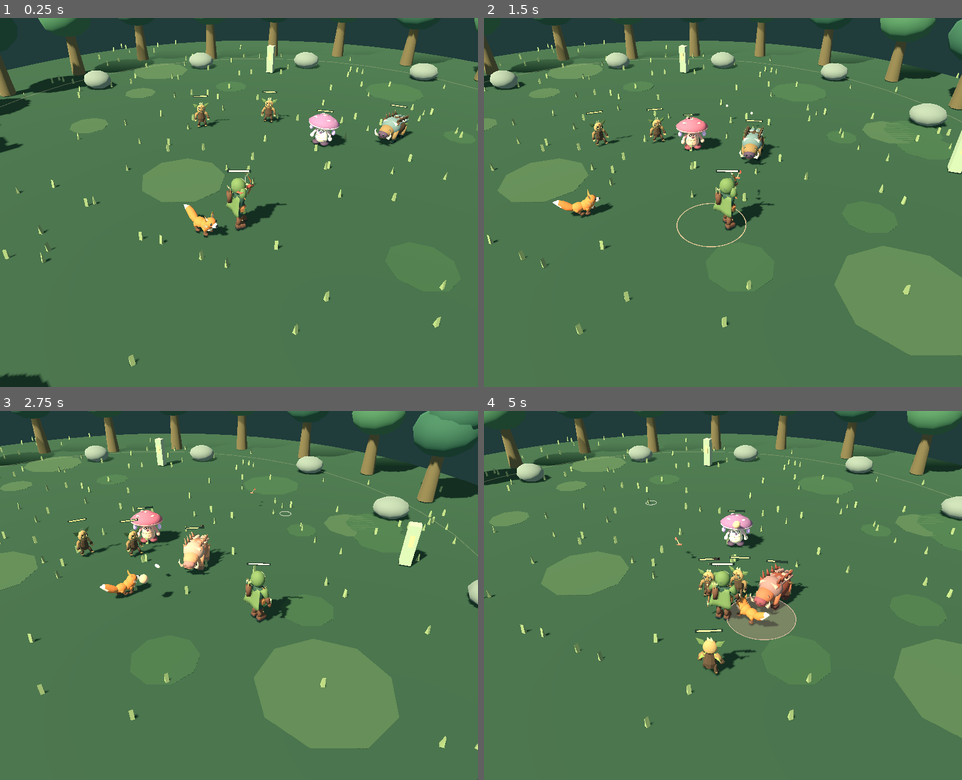
Above: before the commit, frames 1-4 (two rows, left to right).
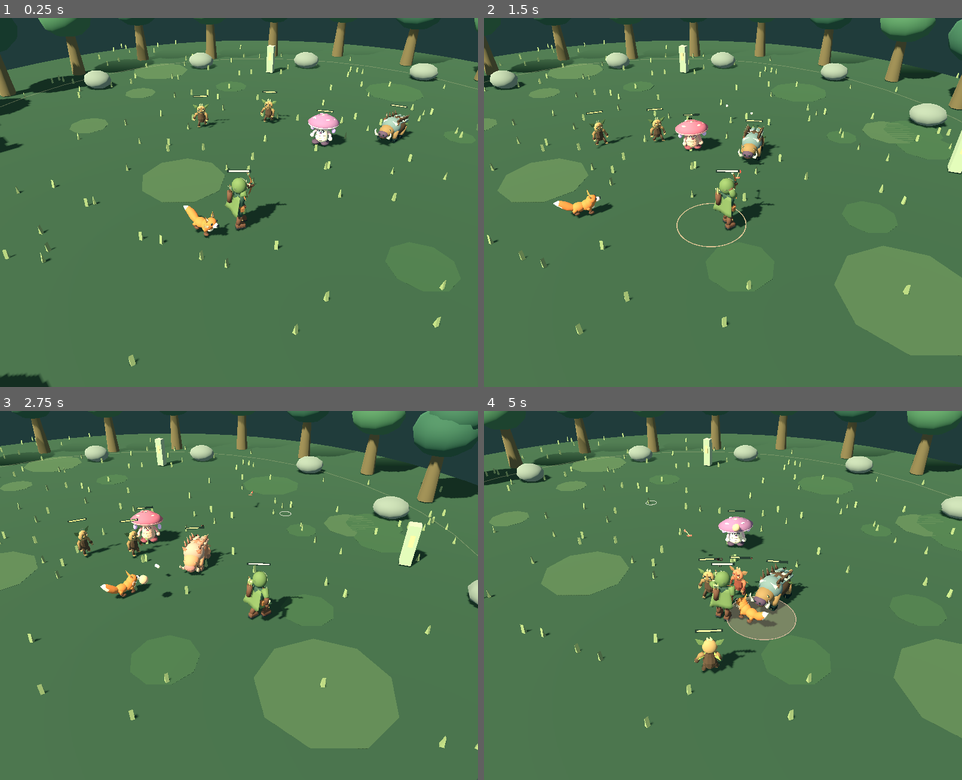
Above: after the commit, the same moments.

Repository: maddoxmoye/Codex
Game: Godot game, scene res://arena.tscn
The game is run twice, just before and just after one commit, with the same random seed, the same clock (stepped at 60 frames per second) and the same inputs.
Inputs (mouse positions are in pixels of both pictures, inside the frame that each line leads up to):
- Up to frame 1 (0.25 s): no input
- Up to frame 2 (1.5 s): tap Enter at 0.5 s; move the mouse to (828, 184) at 0.52 s; hold D 0.53-1.25 s; tap E at 0.6 s; click (828, 184) at 0.67 s; tap Space at 0.77 s; drag from (627, 220) to (699, 276) at 1.27 s
- Up to frame 3 (2.75 s): move the mouse to (286, 514) at 2.02 s; hold D from 2.03 s (still down); tap F at 2.1 s
- Up to frame 4 (5 s): release D at 2.75 s; drag from (699, 669) to (579, 540) at 2.77 s; move the mouse to (866, 650) at 3.52 s; hold A 3.53-4.25 s; tap 1 at 3.6 s; tap Space at 3.77 s; drag from (579, 540) to (651, 503) at 4.27 s

The runs differ from the first frame. In frame 1, 0.6% of the frame differs, in the area x 38-86%, y 21-60%; in frame 2, 0.6%; in frame 3, 1.1%; in frame 4, 1.7%, in the area x 39-65%, y 27-72%.

Commit message:
Fix frozen arena animations and test actual skeletal motion

Diff:
--- /dev/null
+++ b/godot-arena/check_animation.gd
@@ -0,0 +1,62 @@
+extends SceneTree
+var failures: Array[String] = []
+func check(ok: bool, description: String) -> void:
+	if not ok:failures.append(description);push_error(description)
+func _initialize() -> void:call_deferred("run")
+func capture(unit: HuntUnit) -> Array[Transform3D]:
+	var pose: Array[Transform3D] = []
+	for i in unit.skeleton.get_bone_count():pose.append(unit.skeleton.get_bone_pose(i))
+	return pose
+func difference(a: Array[Transform3D], b: Array[Transform3D]) -> float:
+	var distance := 0.0
+	for i in a.size():distance+=a[i].origin.distance_to(b[i].origin)+a[i].basis.x.distance_to(b[i].basis.x)+a[i].basis.y.distance_to(b[i].basis.y)+a[i].basis.z.distance_to(b[i].basis.z)
+	return distance
+func advance(unit: HuntUnit, seconds: float, dt: float) -> void:
+	var elapsed := 0.0
+	while elapsed<seconds:
+		var step := minf(dt,seconds-elapsed)
+		unit.pose(step);elapsed+=step
+func run() -> void:
+	var game=load("res://arena.tscn").instantiate();root.add_child(game);game.set_process(false)
+	for id in ["rowan","fox","briarling","sporecaller","thornback","briar-king"]:
+		var unit: HuntUnit=game.make_unit(id,Vector3.ZERO)
+		for dt in [.016,.1]:
+			for clip in unit.animation.get_animation_list():
+				unit.play("Idle",true);advance(unit,.2,dt)
+				unit.play(clip,true);advance(unit,.18,dt)
+				var first := capture(unit)
+				advance(unit,.32,dt)
+				var second := capture(unit)
+				var motion := difference(first,second)
+				check(motion>.005,id+" / "+clip+" visibly changes bone transforms dt="+str(dt)+" motion="+str(motion))
+				var held := capture(unit)
+				for i in 5:unit.pose(0)
+				check(difference(held,capture(unit))<.0001,id+" / "+clip+" stays frozen when paused")
+		# A transition must blend toward the authored clip and finish on that clip.
+		unit.play("Idle",true);advance(unit,.2,.016)
+		var before_switch := capture(unit)
+		unit.play("Run" if id!="fox" else "Trot",true)
+		check(difference(before_switch,capture(unit))<.0001,id+" clip switch preserves the outgoing pose until the blend advances")
+		unit.pose(.016)
+		check(unit.blend_elapsed>0 and unit.blend_elapsed<unit.BLEND_DURATION,id+" transition clock advances")
+		advance(unit,.1,.016)
+		check(is_equal_approx(unit.blend_elapsed,unit.BLEND_DURATION),id+" transition completes")
+		var actual := capture(unit)
+		unit.animation.seek(unit.anim_time,true)
+		check(difference(actual,capture(unit))<.0001,id+" final pose matches authored animation")
+		unit.free()
+	# Check real gameplay paths too, rather than only individual animation clips.
+	game.start_run(true);game.auto_fire=false;game.stage="test";game.request={"move":[1,0]}
+	for i in 12:game.simulate(.016)
+	var moving := capture(game.player_unit)
+	for i in 12:game.simulate(.016)
+	check(difference(moving,capture(game.player_unit))>.1,"Gameplay movement animates Rowan's running limbs")
+	game.request={"fire":true}
+	for i in 12:game.simulate(.016)
+	var draw := capture(game.player_unit)
+	for i in 12:game.simulate(.016)
+	check(difference(draw,capture(game.player_unit))>.1,"Gameplay shooting animates Rowan's bow draw")
+	game.free()
+	if failures.is_empty():print("FIRST_HUNT_ANIMATION_OK: every actor and clip moves, real run/shoot paths animate, transitions complete, pause holds poses")
+	else:print("FIRST_HUNT_ANIMATION_FAILED: ",failures)
+	quit(0 if failures.is_empty() else 1)
--- a/godot-arena/unit.gd
+++ b/godot-arena/unit.gd
@@ -33,6 +33,9 @@
 var hp_fill: MeshInstance3D
 var warning: MeshInstance3D
 var base_aim := 0.0
+var blend_from: Array[Transform3D] = []
+var blend_elapsed := .08
+const BLEND_DURATION := .08
 static var shader: Shader
 
 func configure(id: String) -> void:
@@ -70,19 +73,34 @@
 		var direction := socket("bow")+Vector3.UP*.08-socket("bowstring")
 		base_aim = atan2(direction.x,direction.z)
 	play("Idle")
+	blend_from.clear()
+	blend_elapsed = BLEND_DURATION
+	animation.seek(0,true)
 
 func play(name: String, restart := false) -> void:
 	if clip==name and not restart and animation.current_animation==name:return
 	if not animation.has_animation(name):name="Idle"
+	# AnimationPlayer's own crossfade clock does not progress through seek().
+	# Sample unblended authored poses, then blend local bones on our simulation clock.
+	blend_from.clear()
+	for i in skeleton.get_bone_count():blend_from.append(skeleton.get_bone_pose(i))
+	blend_elapsed = 0
 	clip = name
 	anim_time = 0
-	animation.play(name,.08)
+	animation.stop()
+	animation.play(name,0)
 	animation.advance(0)
+	for i in blend_from.size():skeleton.set_bone_pose(i,blend_from[i])
 
 func pose(dt: float, rate := 1.0) -> void:
 	anim_time += dt*rate
 	var length := animation.get_animation(clip).length
 	animation.seek(fmod(anim_time,length) if clip in ["Idle","Run","RunShoot","Trot"] else minf(anim_time,length),true)
+	blend_elapsed = minf(BLEND_DURATION,blend_elapsed+dt)
+	if blend_elapsed<BLEND_DURATION and blend_from.size()==skeleton.get_bone_count():
+		var weight := smoothstep(0,BLEND_DURATION,blend_elapsed)
+		for i in skeleton.get_bone_count():
+			skeleton.set_bone_pose(i,blend_from[i].interpolate_with(skeleton.get_bone_pose(i),weight))
 	flash = maxf(0,flash-dt)
 	var tint := Color("ef564e") if fire_time>0 else Color("61c9ee") if ice_time>0 else Color("b16de5")
 	var amount := .32 if fire_time>0 or ice_time>0 or poison_time>0 else 0.0
Not shown, added: godot-arena/check_animation.gd.uid
Not shown, changed: godot-arena/README.md
Not shown, changed: scripts/build-arena-demo.mjs
